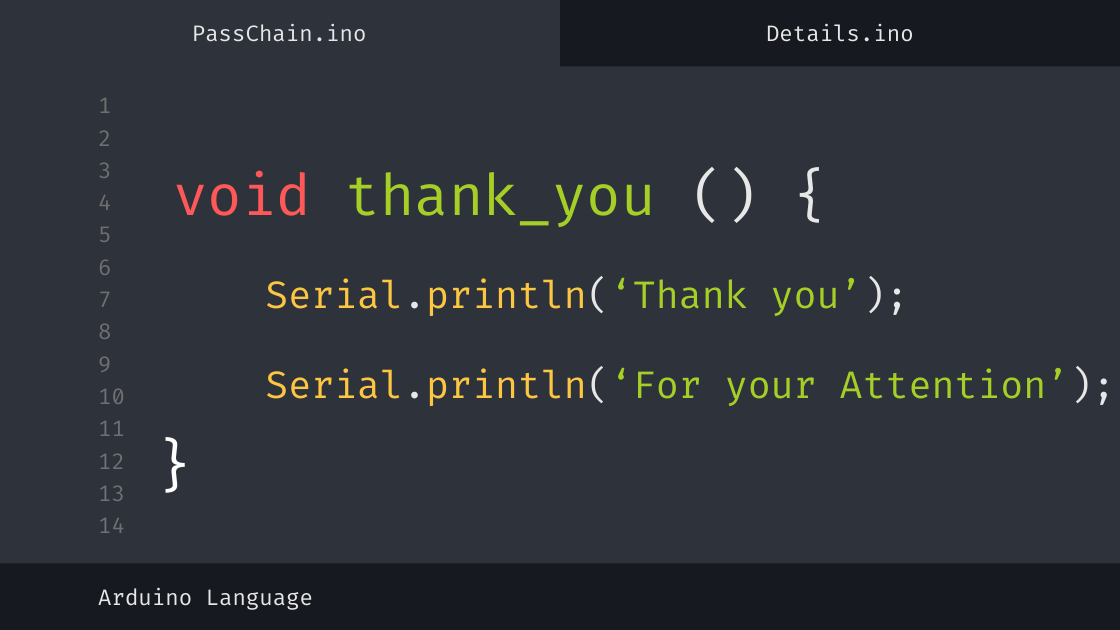
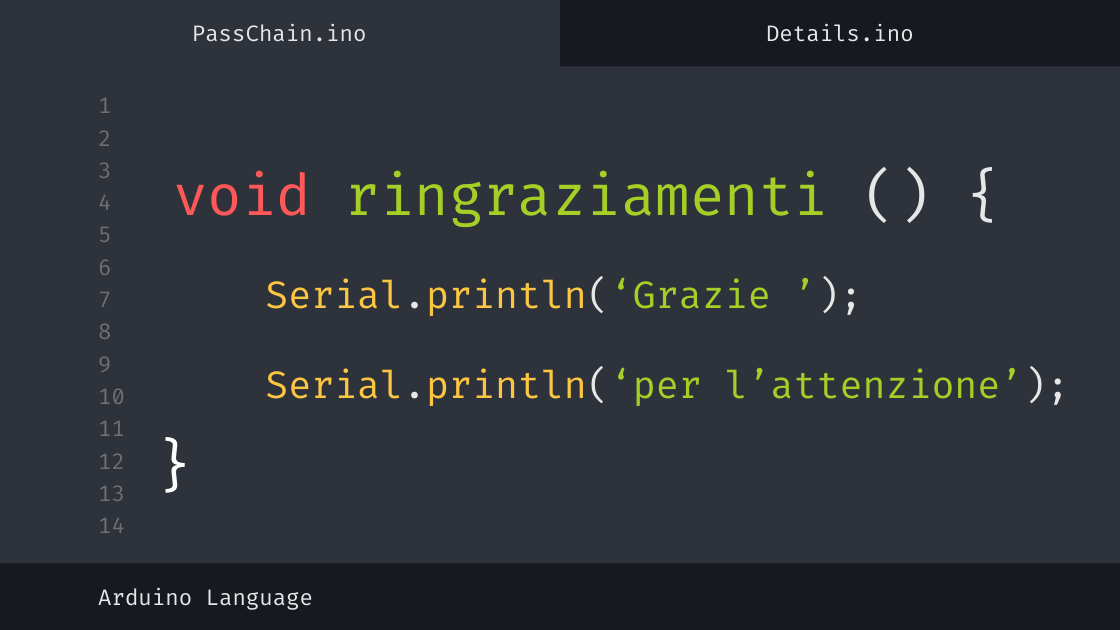
Before and after one commit to Alberto-00/PassChain-IoT, a slide deck: slide 34 of Documentazione/Presentazione/Presentazione.pptx. Drawn at 1120x630 pixels with LibreOffice and Linux fonts; fonts in the diff are those of the drawing. Boxes give left, top, right and bottom in pixels: in the first picture for what was removed or moved away, otherwise in the second. Text is boxed around its words. In the diff, an @@ line names an element or a change of style, - is before the commit and + after.

```diff
--- a/Documentazione/Presentazione/Presentazione.pptx
+++ b/Documentazione/Presentazione/Presentazione.pptx
@@ title at bbox=[173, 170, 1070, 406]: text changed @@
-void thank_you () {
-Serial.println(‘Thank you’);
-Serial.println(‘For your Attention’);
+void ringraziamenti () {
+Serial.println(‘Grazie ’);
+Serial.println(‘per l’attenzione’);
```
Also in this commit, not shown: 29 other slides changed, 3 other files.
